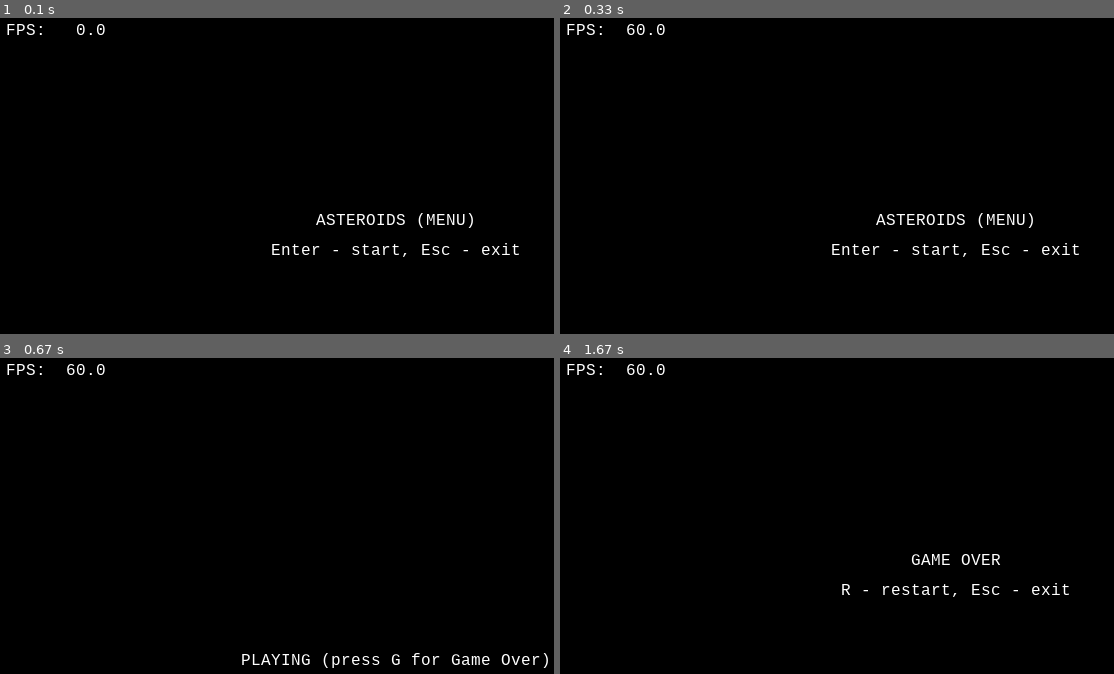
Above: before the commit, frames 1-4 (two rows, left to right).
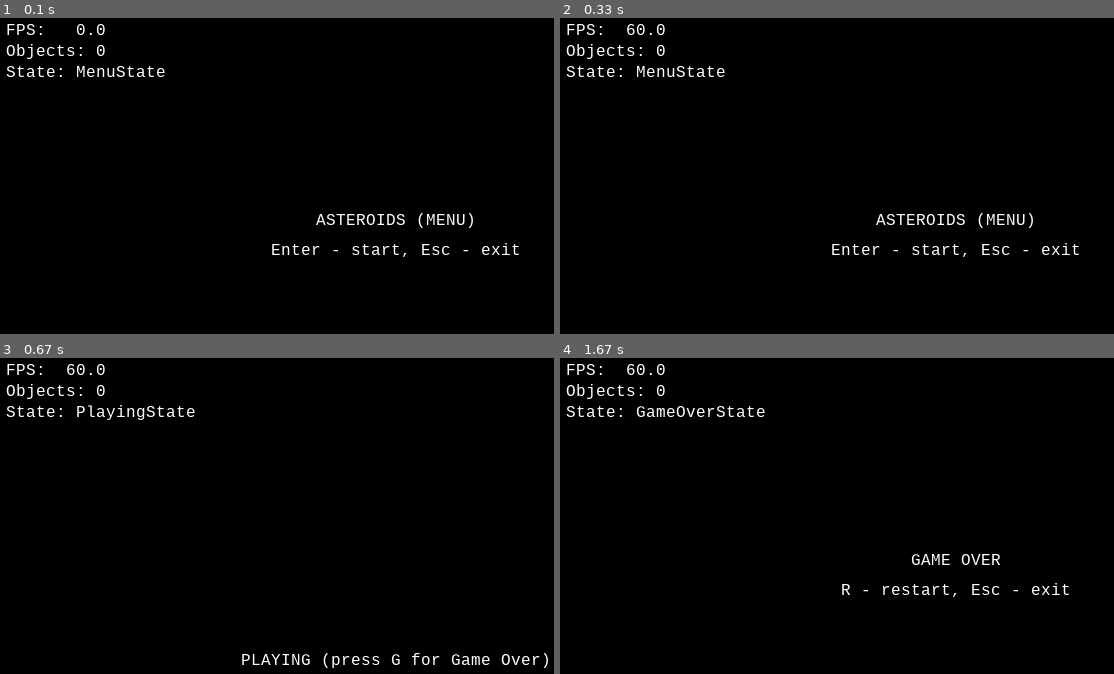
Above: after the commit, the same moments.

Repository: Ger-Ostap12/pyGame_3_kurs
Game: pygame game, started from main.py
Same seed, same stepped clock (60 frames per second), same inputs: the game is played once before the commit and once after it.
Inputs:
- Up to frame 1 (0.1 s): no input
- Up to frame 2 (0.33 s): no input
- Up to frame 3 (0.67 s): tap Enter at 0.33 s
- Up to frame 4 (1.67 s): tap G at 0.67 s

The runs differ from the first frame. In frame 1, 0.6% of the frame differs, in the area x 1-30%, y 8-19%; in frame 2, 0.6%; in frame 3, 0.7%; in frame 4, 0.7%, in the area x 1-38%, y 8-19%.

Commit message:
добавить отладочный overlay с FPS и количеством объектов

Diff:
--- a/core/game.py
+++ b/core/game.py
@@ -123,9 +123,7 @@
                 self.stop()
                 return
 
-            # сначала обновляем состояние ввода
             self.input.handle_event(event)
-            # потом отдаём событие текущему состоянию
             self._current_state.handle_event(event)
 
     def _update(self, dt: float) -> None:
@@ -136,7 +134,20 @@
         if self._current_state is not None:
             self._current_state.draw()
 
-        # FPS поверх всего
-        fps = self.clock.get_fps()
-        fps_surf = self.font.render(f"FPS: {fps:5.1f}", True, self.text_color)
-        self.screen.blit(fps_surf, (10, 10))
+        self._draw_debug_overlay()
+
+    # --- отладочный overlay ---
+
+    def _draw_debug_overlay(self) -> None:
+        """Показывает FPS, количество объектов и текущее состояние."""
+        lines = [
+            f"FPS: {self.clock.get_fps():5.1f}",
+            f"Objects: {len(self.game_objects)}",
+            f"State: {type(self._current_state).__name__ if self._current_state else 'None'}",
+        ]
+
+        x, y = 10, 10
+        for line in lines:
+            surf = self.font.render(line, True, self.text_color)
+            self.screen.blit(surf, (x, y))
+            y += surf.get_height() + 2
